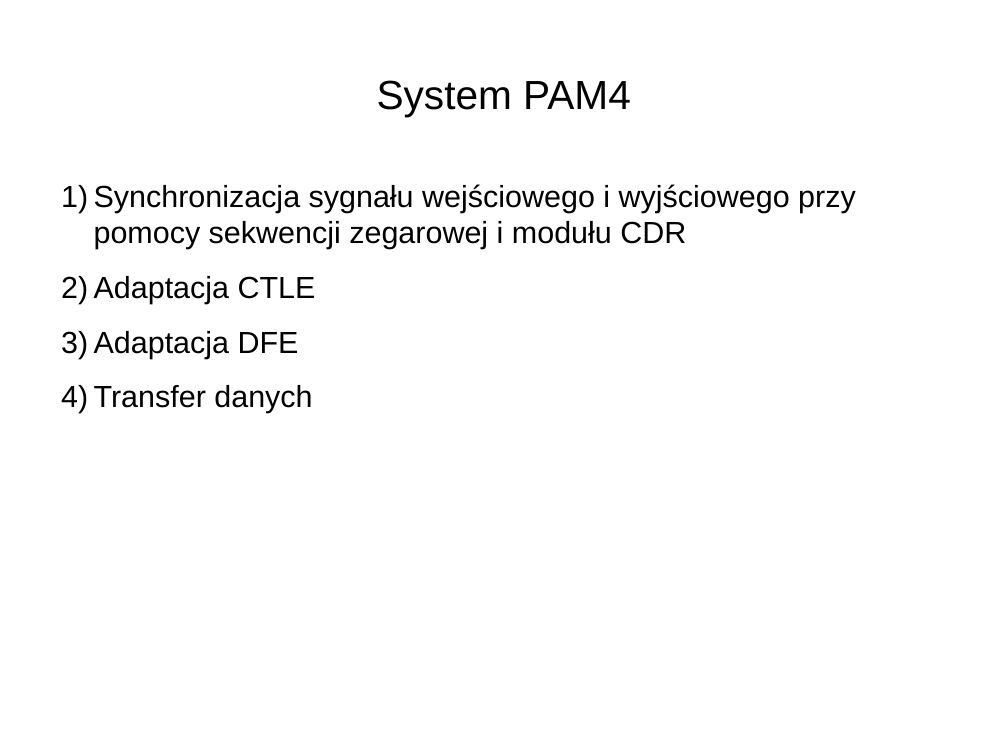
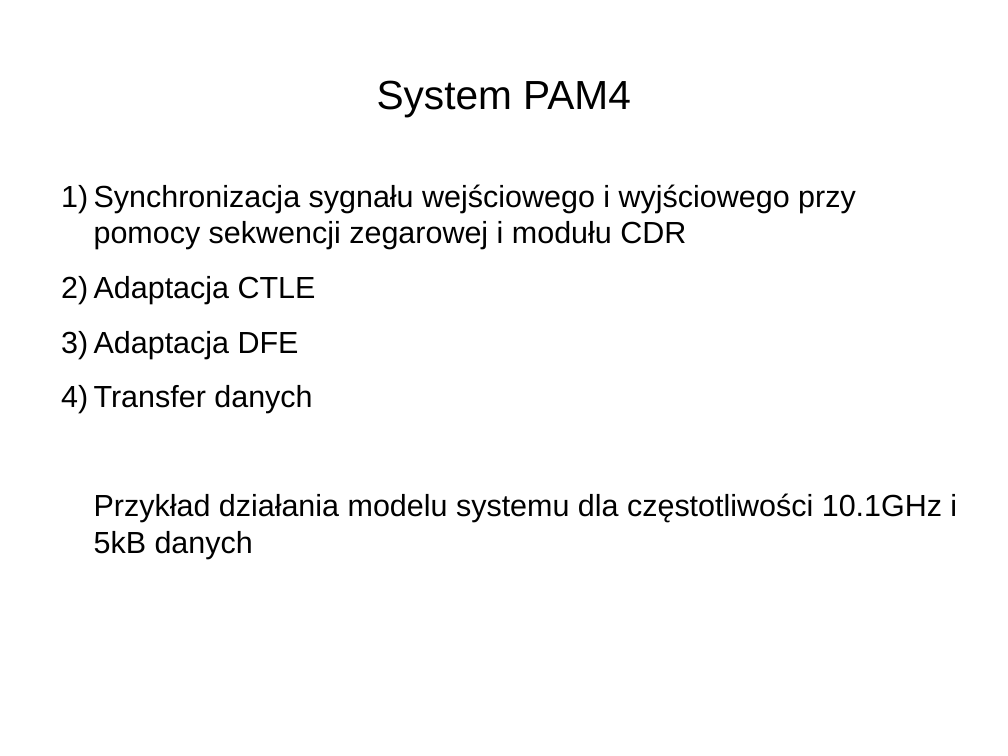
Before and after one commit to joannabp/ProjektSynopsys, a slide deck: slide 35 of Untitled 1.odp (slide 2 before the commit). Drawn at 1008x756 pixels with LibreOffice and Linux fonts; fonts in the diff are those of the drawing. Boxes give left, top, right and bottom in pixels: in the first picture for what was removed or moved away, otherwise in the second. Text is boxed around its words. In the diff, an @@ line names an element or a change of style, - is before the commit and + after.

```diff
--- a/Untitled 1.odp
+++ b/Untitled 1.odp
@@ text at <box>94,493,957,559</box>: paragraph added @@
+Przykład działania modelu systemu dla częstotliwości 10.1GHz i 5kB danych
```
Also in this commit, not shown: 2 other slides changed, 19 slides added.
